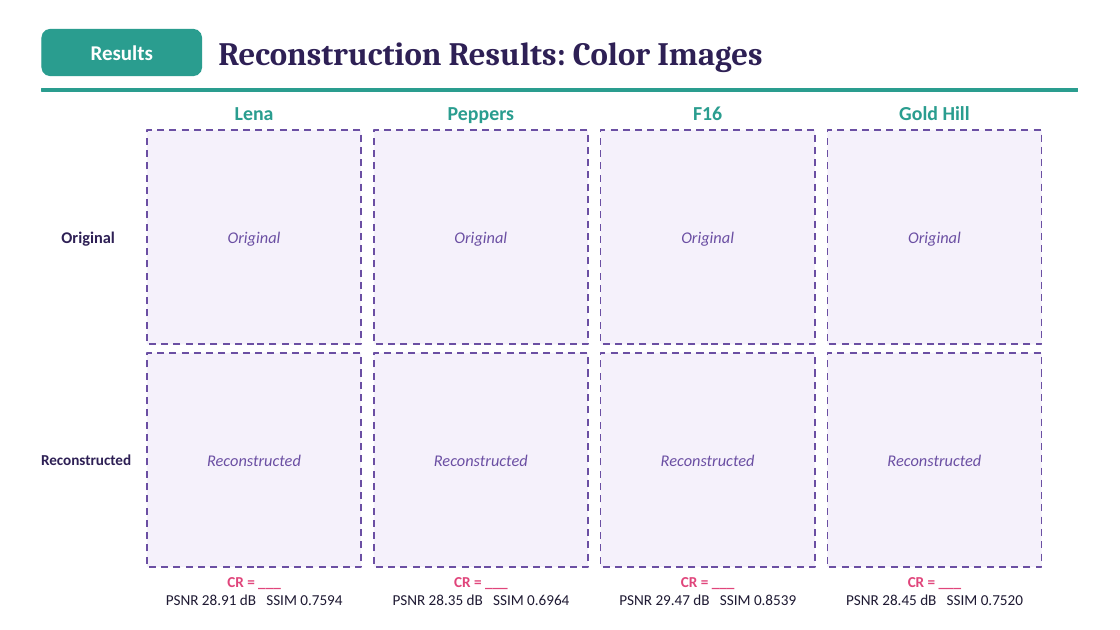
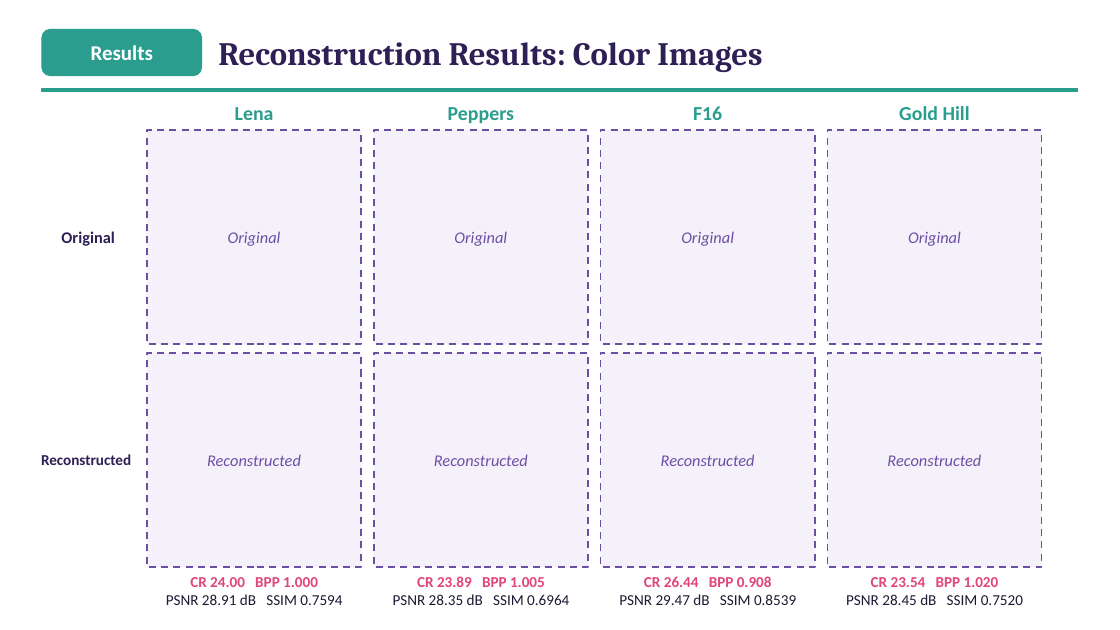
Before and after one commit to ibtihal-cpu/mihk, a slide deck: slide 22 of results/seminar/figs/Seminar_Ibtihal_FINAL.pptx. Drawn at 1120x630 pixels with LibreOffice and Linux fonts; fonts in the diff are those of the drawing. Boxes give left, top, right and bottom in pixels: in the first picture for what was removed or moved away, otherwise in the second. Text is boxed around its words. In the diff, an @@ line names an element or a change of style, - is before the commit and + after.

```diff
--- a/results/seminar/figs/Seminar_Ibtihal_FINAL.pptx
+++ b/results/seminar/figs/Seminar_Ibtihal_FINAL.pptx
@@ text at [190,577,318,587]: text changed @@
-CR = ___
+CR 24.00 BPP 1.000
@@ text at [417,576,545,587]: text changed @@
-CR = ___
+CR 23.89 BPP 1.005
@@ text at [644,576,772,587]: text changed @@
-CR = ___
+CR 26.44 BPP 0.908
@@ text at [871,577,999,587]: text changed @@
-CR = ___
+CR 23.54 BPP 1.020
```
Also in this commit, not shown: 3 other slides changed, 4 other files.
